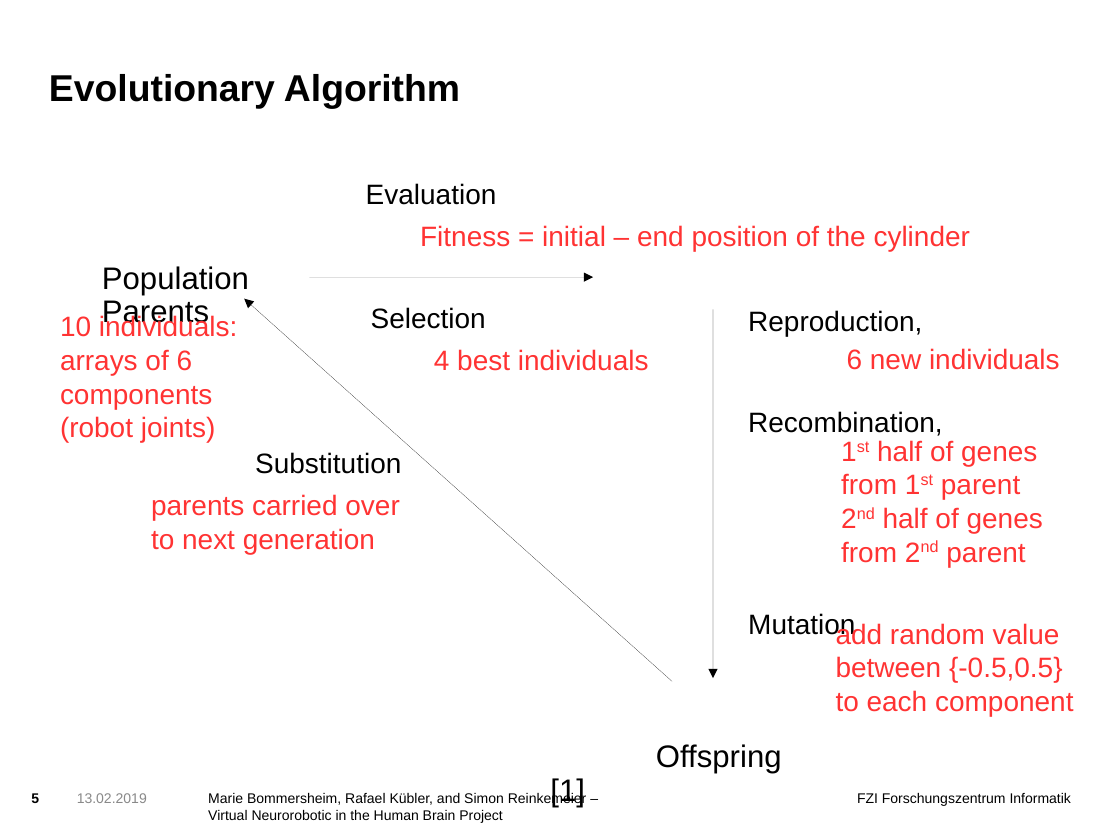
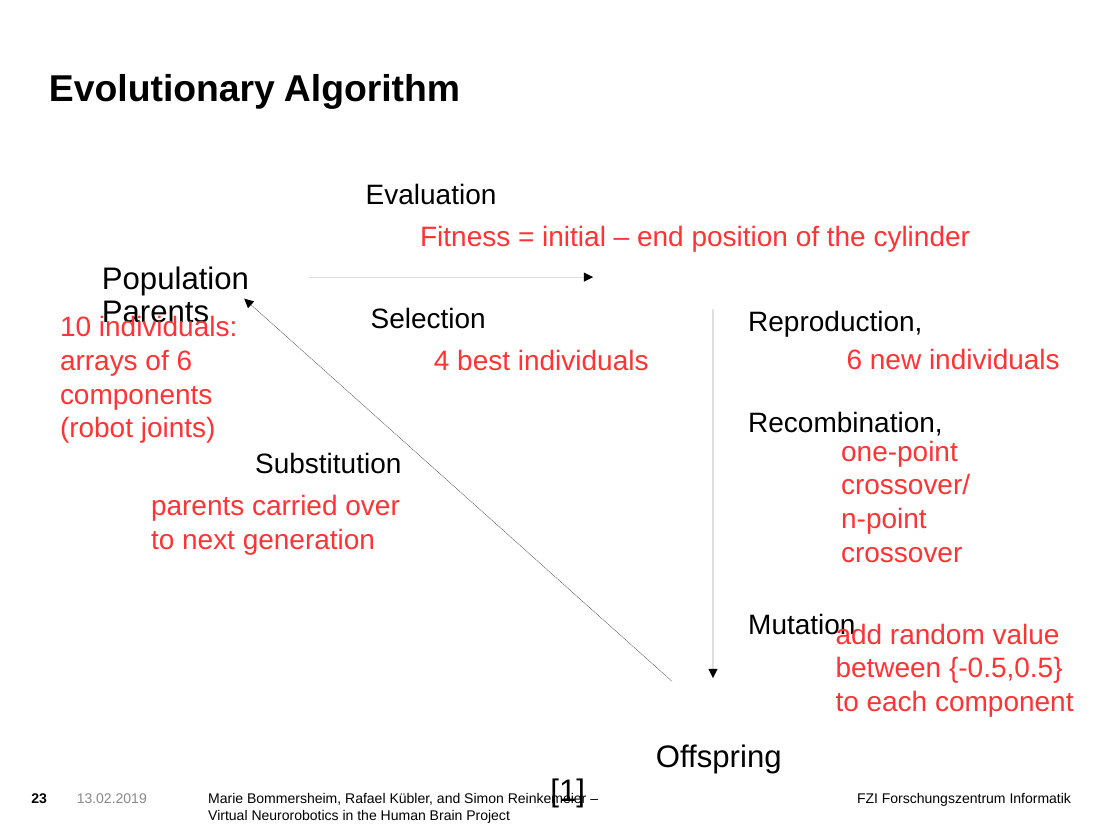
Before and after one commit to simonre/hbpprak_2018_throwing, a slide deck: slide 23 of Präsentation.odp (slide 5 before the commit). Drawn at 1120x840 pixels with LibreOffice and Linux fonts; fonts in the diff are those of the drawing; background and template pictures are left out. Boxes give left, top, right and bottom in pixels: in the first picture for what was removed or moved away, otherwise in the second. Text is boxed around its words. In the diff, an @@ line names an element or a change of style, - is before the commit and + after.

```diff
--- a/Präsentation.odp
+++ b/Präsentation.odp
@@ text at bbox=[841, 440, 970, 563]: text changed @@
-1st half of genes from 1st parent
-2nd half of genes from 2nd parent
+one-point crossover/
+n-point crossover
@@ page number at bbox=[31, 793, 47, 803]: text changed @@
-5
+23
@@ text at bbox=[208, 810, 510, 823]: text changed @@
-Virtual Neurorobotic in the Human Brain Project
+Virtual Neurorobotics in the Human Brain Project
```
Also in this commit, not shown: 13 other slides changed, 10 slides added.
